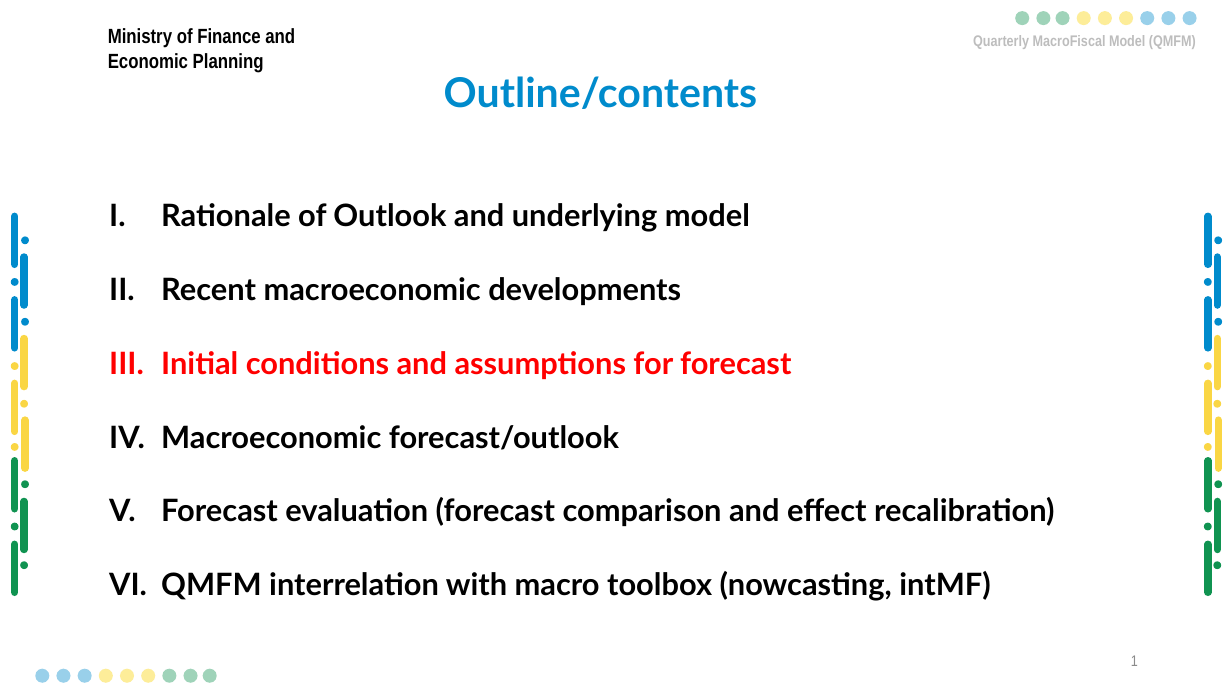
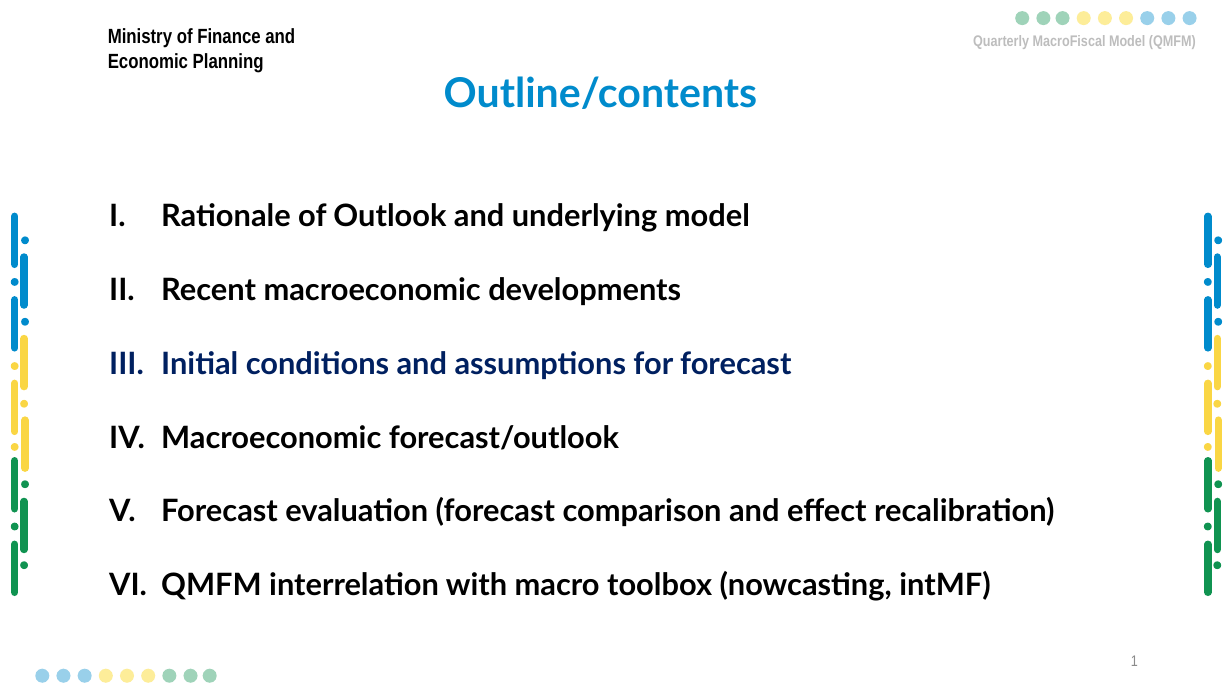
Before and after one commit to Karenzo2150/QMFM, a slide deck: slide 2 of docs/Presentations & BriefNotes/2025/September-round/QMFM Sept 2024 round Summary Outlook Presentation-LK March2ak-EvMRev - Copy.pptx. Drawn at 1232x693 pixels with LibreOffice and Linux fonts; fonts in the diff are those of the drawing; background and template pictures are left out. Boxes give left, top, right and bottom in pixels: in the first picture for what was removed or moved away, otherwise in the second. Text is boxed around its words. In the diff, an @@ line names an element or a change of style, - is before the commit and + after.

Commit message:
Updated forecast presentation

```diff
--- a/docs/Presentations & BriefNotes/2025/September-round/QMFM Sept 2024 round Summary Outlook Presentation-LK March2ak-EvMRev - Copy.pptx
+++ b/docs/Presentations & BriefNotes/2025/September-round/QMFM Sept 2024 round Summary Outlook Presentation-LK March2ak-EvMRev - Copy.pptx
@@ text at (x1=161, y1=351, x2=791, y2=379): text colour #FF0000 to #002060 in "Initial conditions and assumptions for forecast" @@
```
Also in this commit, not shown: 7 other slides changed, 1 slide added, 18 slides removed, 1 other file.
